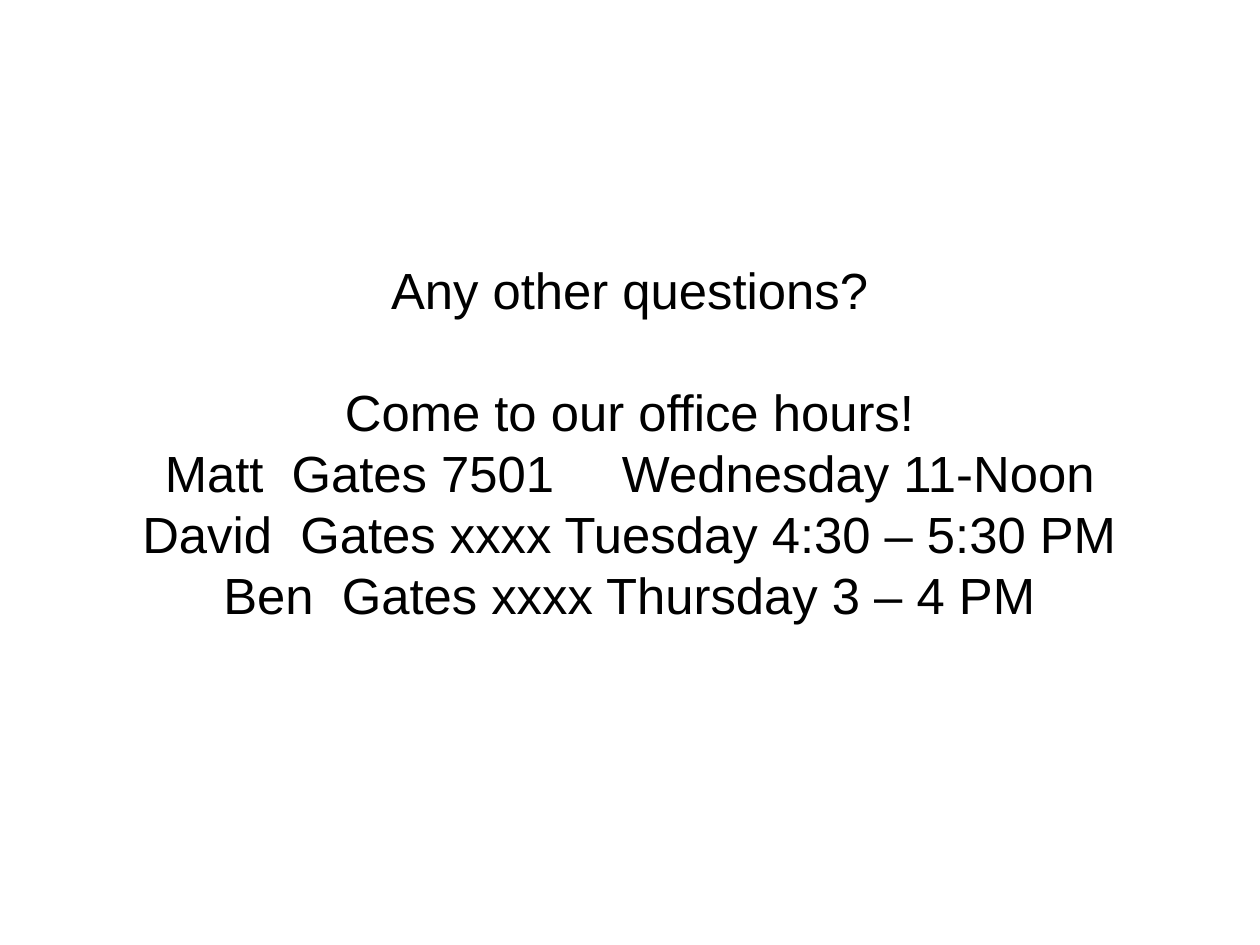
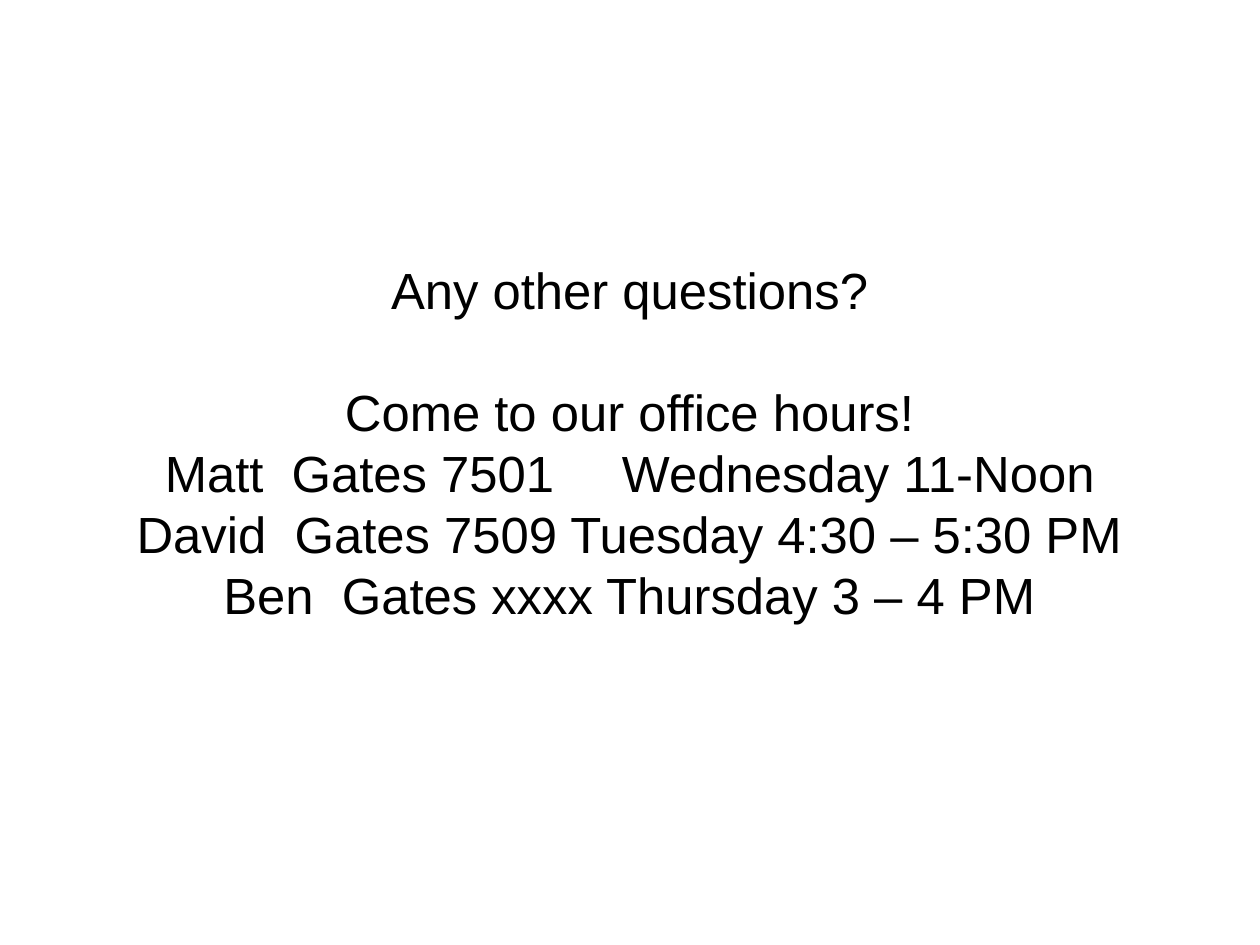
Before and after one commit to Jarvishappy/15-441-Recitation-Sessions, a slide deck: slide 23 of recitation2/src/recitation2.odp. Drawn at 1260x945 pixels with LibreOffice and Linux fonts; fonts in the diff are those of the drawing. Boxes give left, top, right and bottom in pixels: in the first picture for what was removed or moved away, otherwise in the second. Text is boxed around its words. In the diff, an @@ line names an element or a change of style, - is before the commit and + after.

```diff
--- a/recitation2/src/recitation2.odp
+++ b/recitation2/src/recitation2.odp
@@ subtitle at [137, 516, 1121, 563]: text changed @@
-David Gates xxxx Tuesday 4:30 – 5:30 PM
+David Gates 7509 Tuesday 4:30 – 5:30 PM
```
Also in this commit, not shown: 1 other slide changed, 1 other file.
